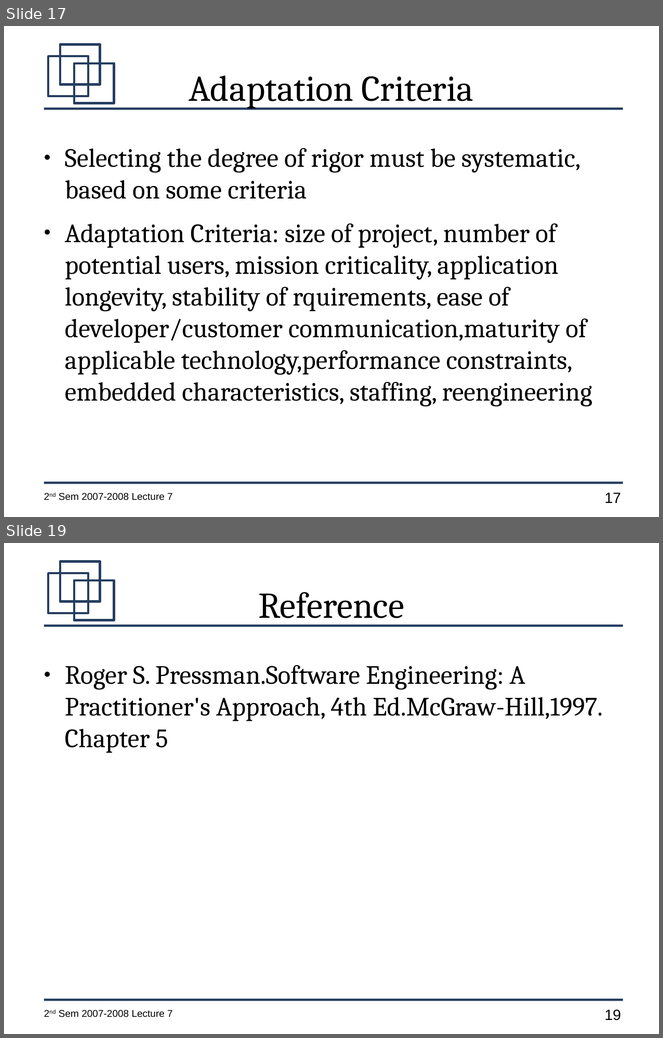
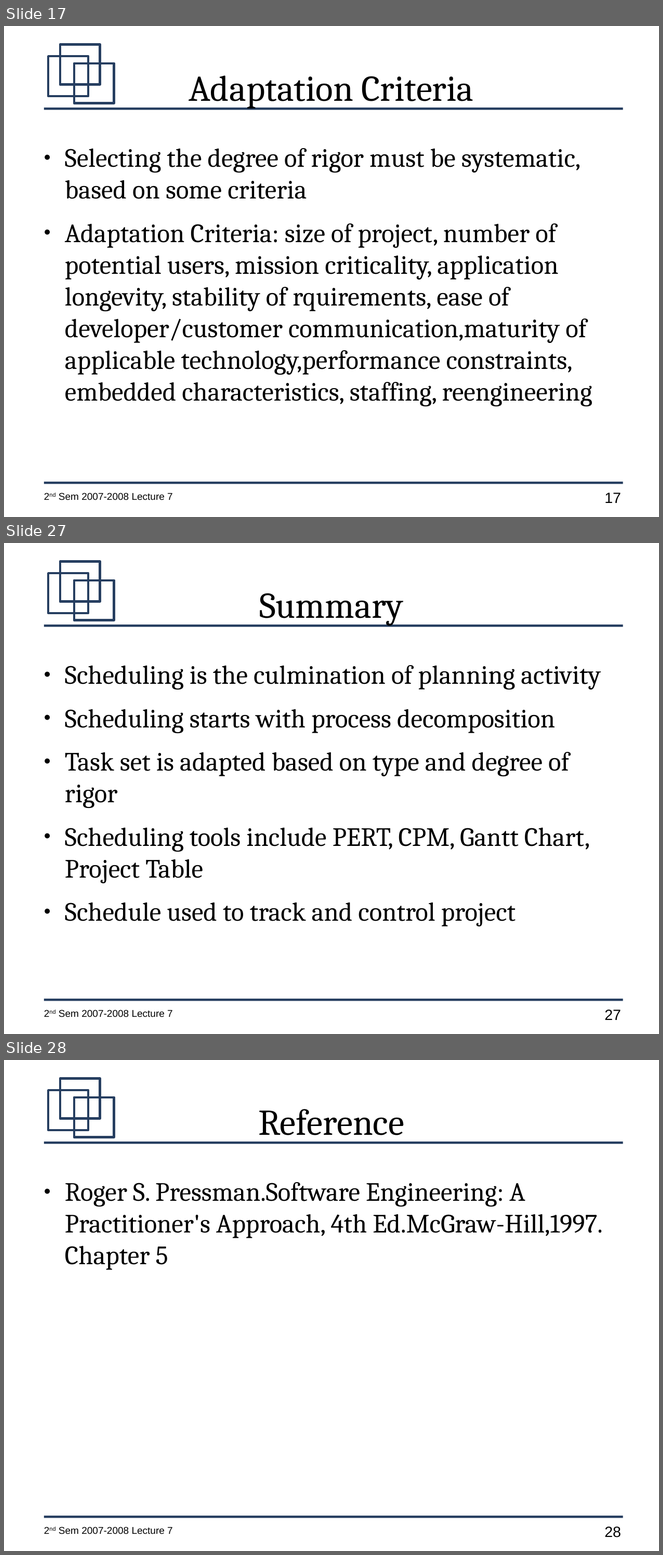
Before and after one commit to jachermocilla/jach-homepage, a slide deck: CMSC128-2nd-Sem-2007-L7.odp. Shown one above the other, each under a label of ours: slides 17 and 19 before the commit, slides 17, 27 and 28 after it; the slides between them are not shown. The pictures are 663x1038 and 663x1555 pixels, drawn with LibreOffice and Linux fonts; fonts in the diff are those of the drawing. Boxes give left, top, right and bottom in pixels: in the first picture for what was removed or moved away, otherwise in the second. Text is boxed around its words. In the diff, an @@ line names an element or a change of style, - is before the commit and + after.

```diff
--- a/CMSC128-2nd-Sem-2007-L7.odp
+++ b/CMSC128-2nd-Sem-2007-L7.odp
@@ slide 27 added at <box>4,543,659,1034</box>, background #FFFFFF; not listed: 7 template elements that a slide beside it also shows @@
@@ title added at <box>259,593,403,626</box>, 44 pt, text #000000 @@
+Summary
@@ text added at <box>65,665,601,927</box>, 32 pt, text #000000 @@
+● Scheduling is the culmination of planning activity
+● Scheduling starts with process decomposition
+● Task set is adapted based on type and degree of rigor
+● Scheduling tools include PERT, CPM, Gantt Chart, Project Table
+● Schedule used to track and control project
@@ what was slide 19 is now slide 28 @@
@@ page number at <box>605,1527,621,1538</box>: text changed @@
-19
+28
```
Also in this commit, not shown: 9 other slides added, 1 slide removed.
